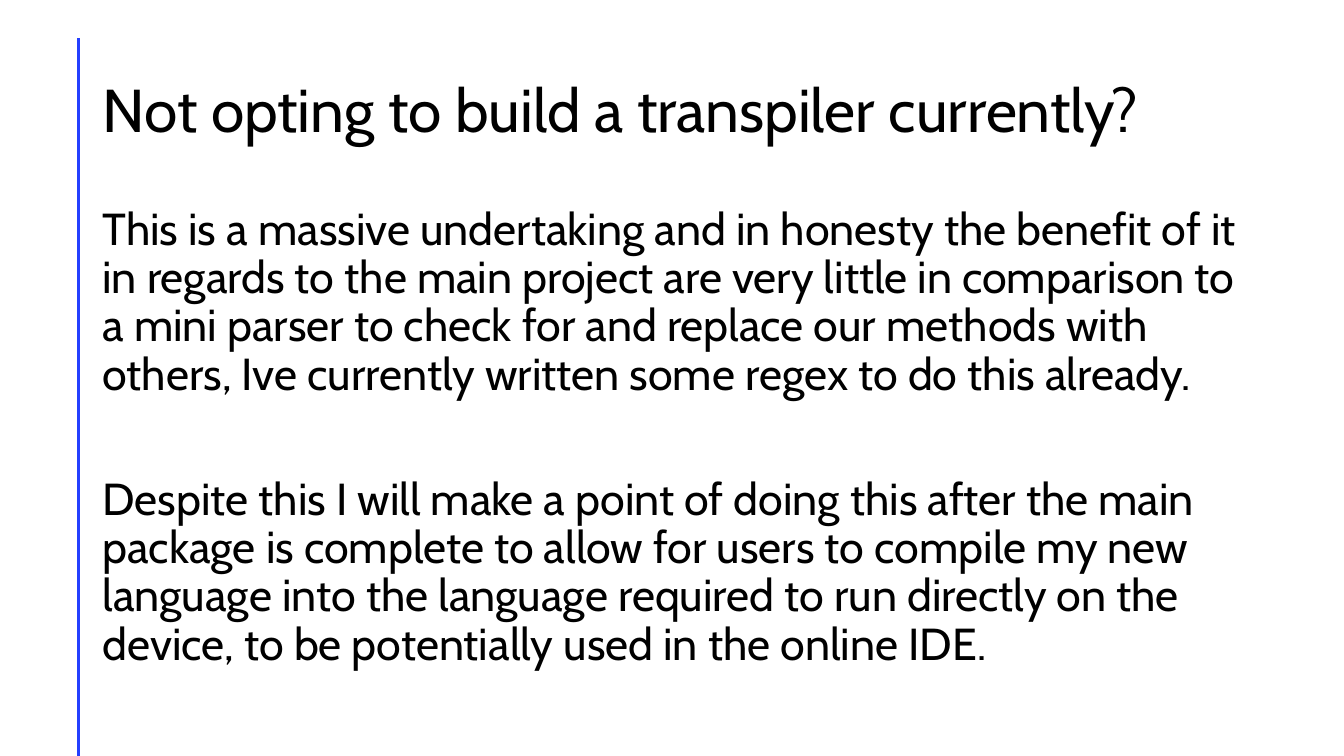
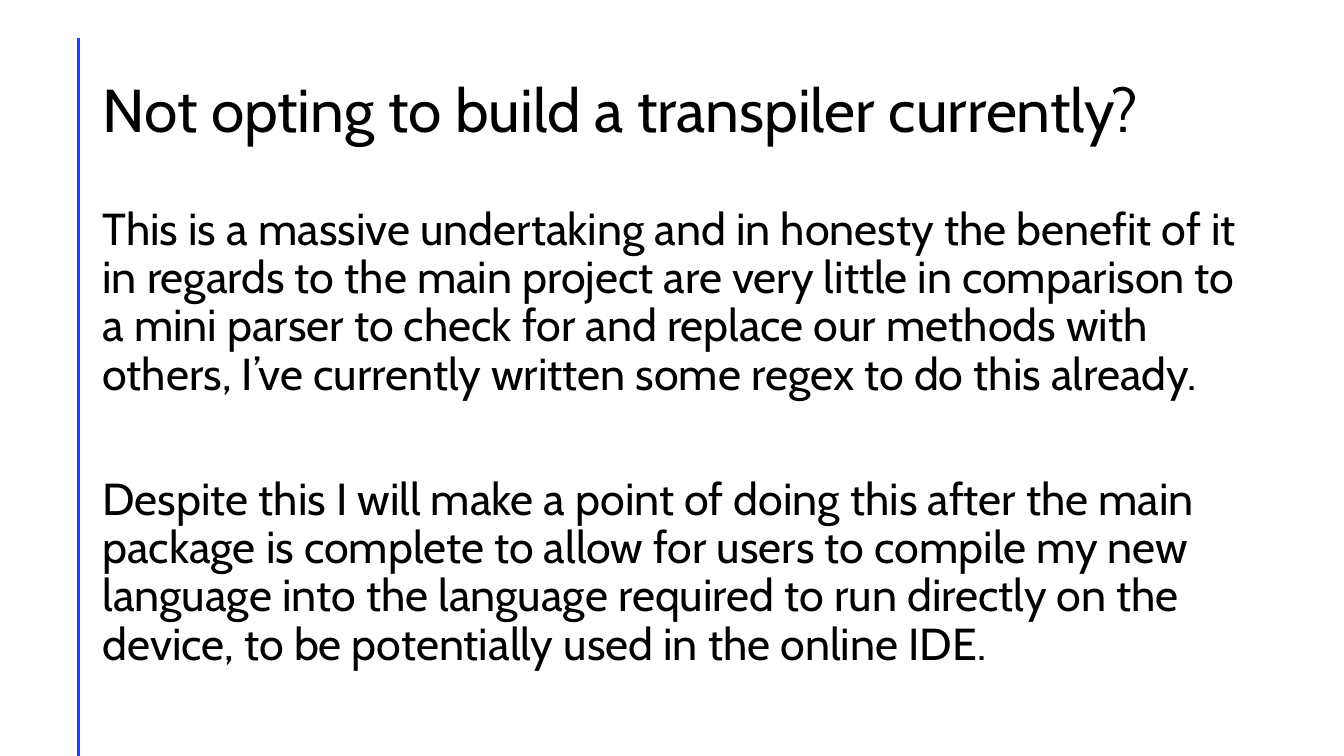
Before and after one commit to callummclu/dissertation, a slide deck: slide 5 of meetings/week 6/week6_presentation.pptx. Drawn at 1344x756 pixels with LibreOffice and Linux fonts; fonts in the diff are those of the drawing. Boxes give left, top, right and bottom in pixels: in the first picture for what was removed or moved away, otherwise in the second. Text is boxed around its words. In the diff, an @@ line names an element or a change of style, - is before the commit and + after.

```diff
--- a/meetings/week 6/week6_presentation.pptx
+++ b/meetings/week 6/week6_presentation.pptx
@@ text at bbox=[102, 211, 1236, 400]: text changed @@
-This is a massive undertaking and in honesty the benefit of it in regards to the main project are very little in comparison to a mini parser to check for and replace our methods with others, Ive currently written some regex to do this already.
+This is a massive undertaking and in honesty the benefit of it in regards to the main project are very little in comparison to a mini parser to check for and replace our methods with others, I’ve currently written some regex to do this already.
```
Also in this commit, not shown: 3 other slides changed, 1 slide added.
